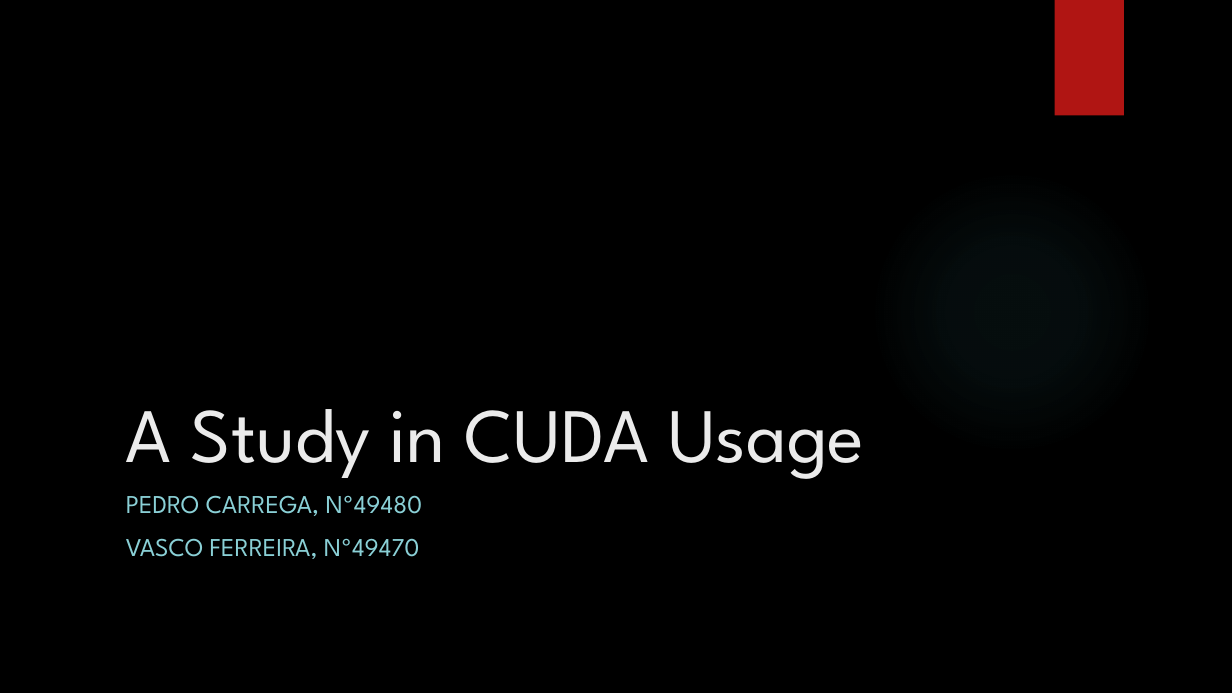
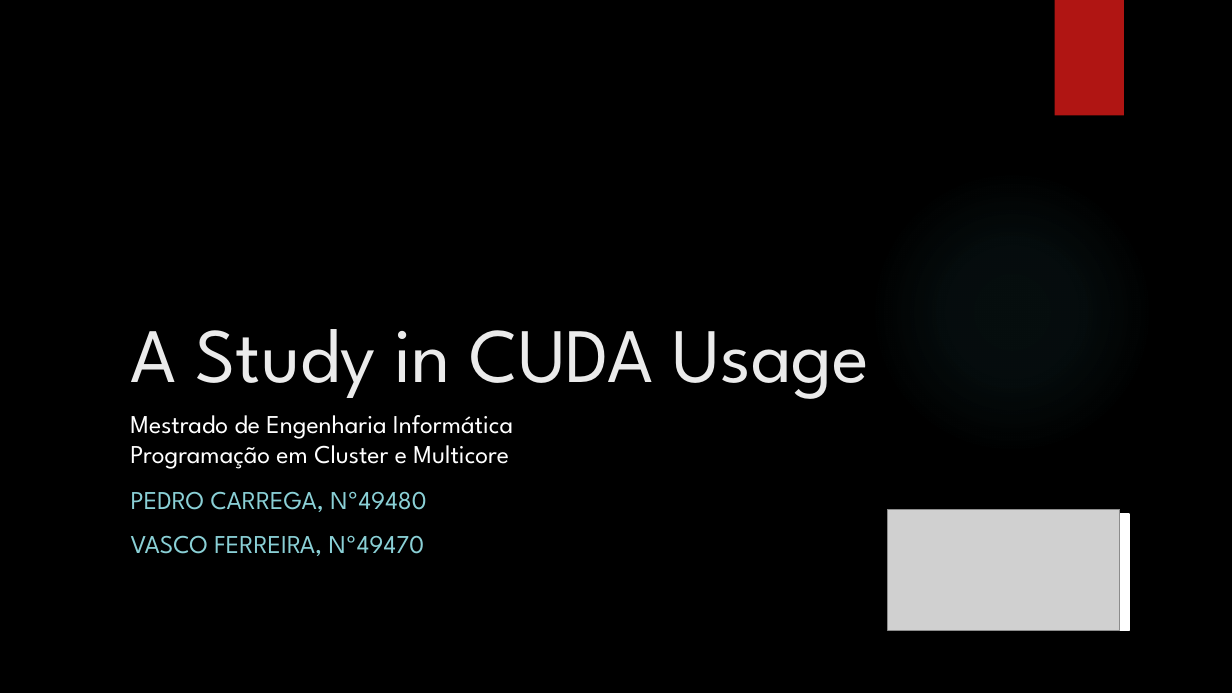
Before and after one commit to pedrocarrega/projectPCM, a slide deck: slide 1 of presentation.pptx. Drawn at 1232x693 pixels with LibreOffice and Linux fonts; fonts in the diff are those of the drawing; grey boxes stand for pictures; background and template pictures are left out. Boxes give left, top, right and bottom in pixels: in the first picture for what was removed or moved away, otherwise in the second. Text is boxed around its words. In the diff, an @@ line names an element or a change of style, - is before the commit and + after.

```diff
--- a/presentation.pptx
+++ b/presentation.pptx
@@ title "A Study in CUDA Usage": place and size @@
-title "A Study in CUDA Usage" at [126, 409, 865, 479]
+title "A Study in CUDA Usage" at [131, 329, 870, 399]
@@ text added at [130, 415, 513, 469], 20 pt, text #FFFFFF @@
+Mestrado de Engenharia Informática
+Programação em Cluster e Multicore
@@ subtitle "PEDRO CARREGA, Nº49480": place and size @@
-subtitle "PEDRO CARREGA, Nº49480" at [126, 495, 423, 559]
+subtitle "PEDRO CARREGA, Nº49480" at [131, 491, 427, 556]
@@ picture added at [888, 509, 1120, 630] @@
@@ rectangle added at [897, 514, 1129, 630], fill #FFFFFF, outline #FFFFFF 1.5 pt @@
```
Also in this commit, not shown: 5 other slides changed, 1 other file.
